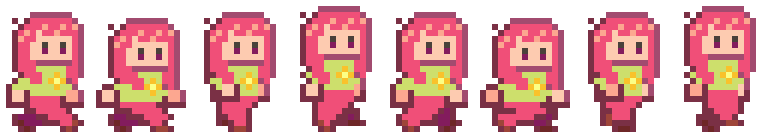
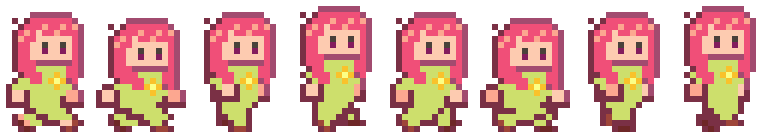
Revision of a layered 768x132 image; what changed, layer by layer:
painted on "Layer 31" over [18, 114, 72, 126]
painted on "shadow leg" over [18, 108, 552, 126]
painted on "leg hair" over [30, 90, 738, 126]
